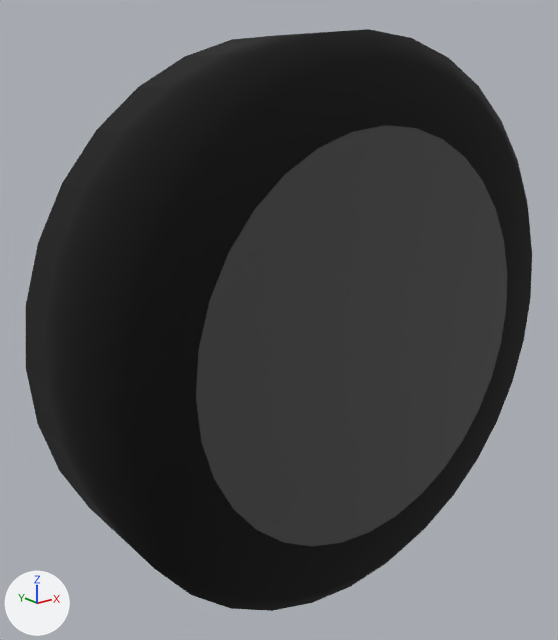
Before and after pictures for a commit that changed the Blender file godot/taxi/taxi_wheel.blend.
Camera for both pictures: a 50 mm lens placed at (-1.076, -1.208, 0.515), pointed at (-0.061, 0.06, 0.008). The axes (+X, +Y, +Z) are drawn at lower left. The lights are the same throughout.

The scene before the commit, as lines of its bpy script (objects in view):
```python
mat_material_008 = principled_material('Material.008')
mat_material_008.base_color = (0.0, 0.0, 0.0)  # black #000000
mat_material_008.roughness = 1.0
me_cylinder_004 = bpy.data.meshes.new('Cylinder.004')
me_cylinder_004.from_pydata(...)  # 352 vertices, 258 faces; spans x -1.0..1.0, y -1.0..1.0, z -0.96..1.04
# faces by material slot: [66, 192]
me_cylinder_004.materials.append(mat_material_007)  # dark grey #555555
me_cylinder_004.materials.append(mat_material_008)  # black #000000
ob_wheel_002 = bpy.data.objects.new('Wheel.002', me_cylinder_004)
ob_wheel_002.location = (0.0, 0.0, 0.0)
ob_wheel_002.rotation_euler = (-1.571, 0.0, 0.0)  # degrees (-90, 0, 0)
ob_wheel_002.scale = (0.6, 0.6, 0.186)
```
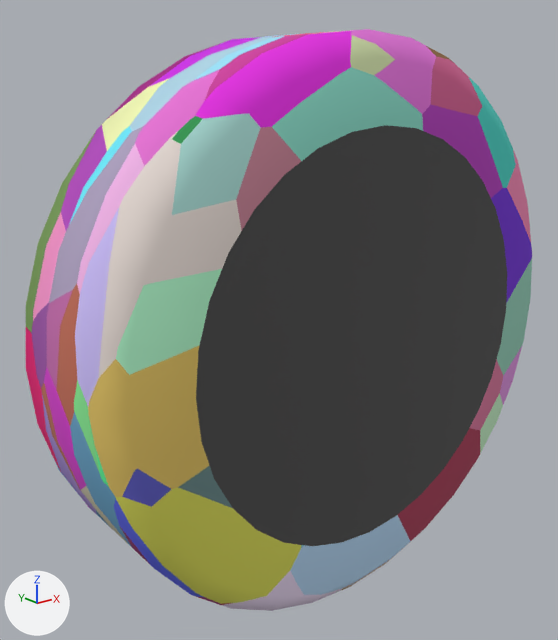
Commit message: Add basic wheel acceleration

The change, as a list of edits to the scene's bpy script:
```text
Change mat_material_008:
    where n0 = _N.new('ShaderNodeBsdfPrincipled'); n0.name = 'Principled BSDF'
    remove n0.inputs[0].default_value = (0.0, 0.0, 0.0, 1.0)  # 'Base Color', black #000000
    add n2 = _N.new('ShaderNodeTexVoronoi'); n2.name = 'Voronoi Texture.001'
    add _L.new(n2.outputs[1], n0.inputs[0])  # 'Color' to 'Base Color'
```

Boxes (x1, y1, x2, y2) around the edits, measured in the pictures (558 x 640 px):
'Wheel.002', surface changed
    both: (26, 29, 532, 611)
